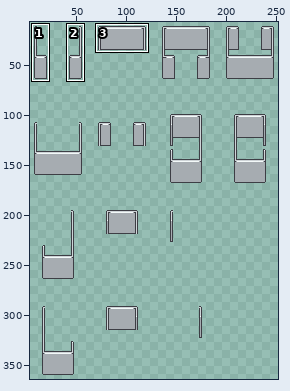
One commit to this pixel-art file: Assets/Props/Cubicle/Sprites/Cubicle.aseprite. Above: a wide view before the commit, with the close-up outlined.
Close-up. The starting point:
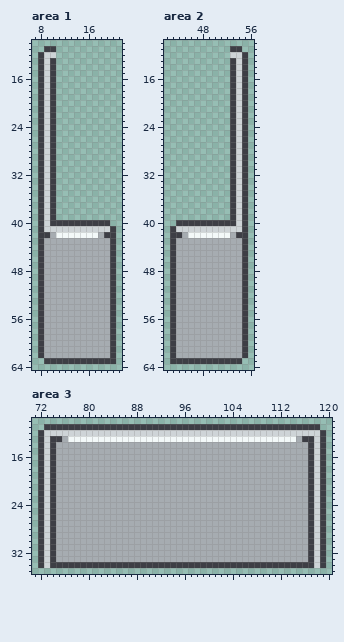
256x512 pixels, 1 frame. Shown: area 1: x 7..21, y 10..64; area 2: x 42..56, y 10..64; area 3: x 71..120, y 10..35. The wide view leaves out empty margins. The commit also changed other parts of the picture, which this record leaves out.
The result:
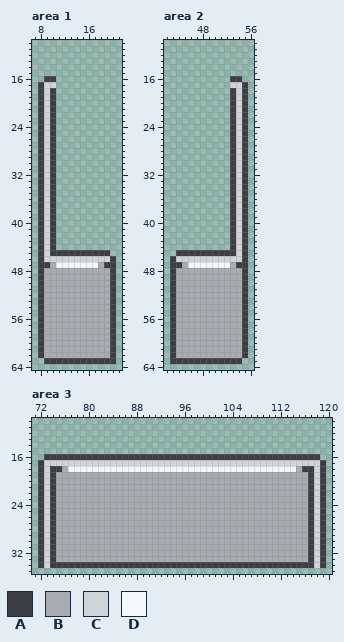
Palette (. is transparent): A #3d3e45  B #a6acb1  C #ced4d7  D #f3f9f9
The edit:
Area 1, layer "Diffuse":
The edit turns colour B into colour A in rows 42 to 44 at x 10; in row 45 at x 10 to 19; in row 47 at x 9 and 19.
The edit turns colour C into colour A in row 16 at x 9; in row 41 at x 10.
The edit turns colour A into colour C in row 17 at x 10; in row 42 at x 9.
The edit turns colour B into colour C in rows 43 to 45 at x 9; in row 46 at x 9 to 19.
The edit turns colour B into colour D in row 47 at x 11 to 17.
Colour A is removed in row 11 at x 9 to 10; in row 12 at x 8; in rows 13 to 15 at x 8 and 10; in row 16 at x 8; in row 40 at x 11 to 19; in row 41 at x 20.
Colour A is removed in row 42 at x 19 to 20; in rows 43 to 45 at x 20.
Colour B is removed in row 42 at x 18; in rows 43 to 44 at x 11 to 19.
Colour C is removed in row 12 at x 9 to 10; in rows 13 to 15 at x 9; in row 41 at x 11 to 19.
Colour D is removed in row 42 at x 11 to 17.
Area 2, layer "Diffuse":
The edit turns colour B into colour A in rows 42 to 44 at x 53; in row 45 at x 44 to 53; in row 47 at x 44 and 54.
The edit turns colour C into colour A in row 16 at x 54; in row 41 at x 53.
The edit turns colour A into colour C in row 17 at x 53; in row 42 at x 54.
The edit turns colour B into colour C in rows 43 to 45 at x 54; in row 46 at x 44 to 54.
The edit turns colour B into colour D in row 47 at x 46 to 52.
Colour A is removed in row 11 at x 53 to 54; in row 12 at x 55; in rows 13 to 15 at x 53 and 55; in row 16 at x 55; in row 40 at x 44 to 52; in row 41 at x 43.
Colour A is removed in row 42 at x 43 to 44; in rows 43 to 45 at x 43.
Colour B is removed in row 42 at x 45; in rows 43 to 44 at x 44 to 52.
Colour C is removed in row 12 at x 53 to 54; in rows 13 to 15 at x 54; in row 41 at x 44 to 52.
Colour D is removed in row 42 at x 46 to 52.
Area 3, layer "Diffuse":
The edit turns colour B into colour A in row 16 at x 75 to 116; in row 18 at x 75 and 116.
The edit turns colour C into colour A in row 16 at x 73 and 118.
The edit turns colour A into colour C in row 17 at x 74 and 117.
The edit turns colour B into colour C in row 17 at x 75 to 116.
The edit turns colour B into colour D in row 18 at x 77 to 114.
Colour A is removed in row 11 at x 73 to 118; in row 12 at x 72 and 119; in row 13 at x 72, 74 to 75, 116 to 117 and 119; in rows 14 to 15 at x 72, 74, 117 and 119; in row 16 at x 72 and 119.
Colour B is removed in row 13 at x 76 and 115; in rows 14 to 15 at x 75 to 116.
Colour C is removed in row 12 at x 73 to 118; in rows 13 to 15 at x 73 and 118.
Colour D is removed in row 13 at x 77 to 114.
Boxes around the changes in both close-ups, in picture pixels (x1, y1, x2, y2):
changed: (38, 46, 56, 88)
changed: (44, 220, 116, 268)
changed: (230, 46, 248, 88)
changed: (170, 220, 242, 268)
changed: (38, 424, 326, 472)
